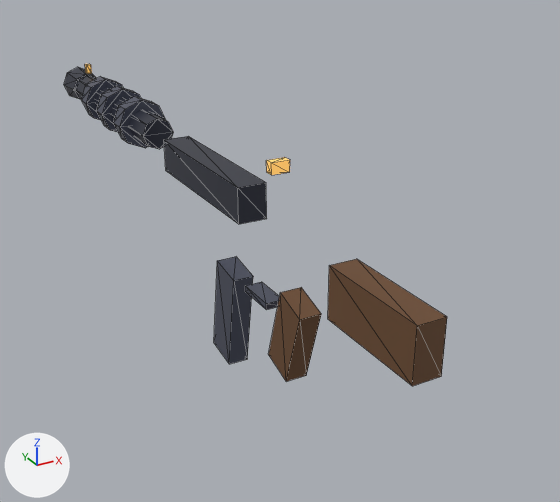
Two versions of the glTF model public/assets/models/weapon_machine_gun.glb, one commit apart.
Before and after are seen from a 50 mm lens placed at (-0.426, -0.879, 0.349), pointed at (0.108, 0.092, -0.137). The axes (+X, +Y, +Z) are drawn at lower left. The lights are the same throughout. The picture after the commit comes second. Mesh edges are drawn as thin lines. Vertices at exactly the same position are counted once.

Names of what the first picture shows: 'machine_gun'.
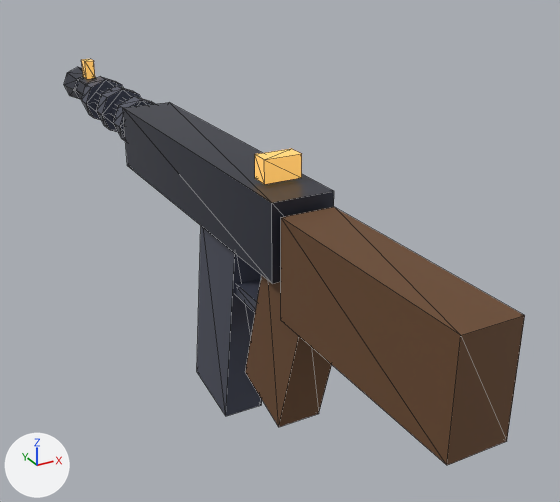
Location of each change, (x1, y1, x2, y2) in pixels of the pictures (560 x 502 px; the box of a moved part takes in the faces that stretch with it):
'machine_gun', reshaped (20% wider, 26% taller)
    before: (64, 64, 447, 386)
    after: (64, 59, 525, 465)
part 1 of me_cube, moved or reshaped
    before: (164, 136, 267, 224)
    after: (123, 102, 334, 284)
part 2 of me_cube, moved or reshaped
    before: (214, 257, 253, 364)
    after: (197, 226, 262, 416)
part 3 of me_cube, moved or reshaped
    before: (245, 282, 280, 310)
    after: (236, 279, 261, 312)
part 4 of me_cube, moved or reshaped
    before: (268, 287, 321, 382)
    after: (245, 267, 332, 427)
part 5 of me_cube, moved or reshaped
    before: (328, 259, 447, 386)
    after: (281, 207, 525, 465)
part 6 of me_cube, moved or reshaped
    before: (266, 157, 290, 175)
    after: (255, 148, 302, 184)
part 7 of me_cube, moved or reshaped
    before: (85, 64, 92, 74)
    after: (81, 59, 95, 79)

The change, as a diff of the scene's bpy script:
```diff
--- a/public/assets/models/weapon_machine_gun.glb.py
+++ b/public/assets/models/weapon_machine_gun.glb.py
@@ me_cube @@
 # used by ob_machine_gun; location = (0.0, 0.1, 0.0)
-me_cube.from_pydata(...)  # 136 vertices, 224 faces; spans x -0.042..0.042, y -0.495..0.68, z -0.268..0.078
+me_cube.from_pydata(...)  # 136 vertices, 224 faces; spans x -0.042..0.042, y -0.57..0.68, z -0.347..0.085
+# me_cube part 1: the loose piece of 8 vertices spanning x -0.021..0.021, y -0.13..0.13, z -0.025..0.025 is scaled about its middle by 2
+# me_cube part 2: the loose piece of 8 vertices spanning x -0.015..0.015, y -0.099..-0.021, z -0.268..-0.112 is scaled about its middle by 2
+# me_cube part 3: the loose piece of 8 vertices spanning x -0.013..0.013, y -0.19..-0.13, z -0.124..-0.115 is scaled about its middle by 2
+# me_cube part 4: the loose piece of 8 vertices spanning x -0.015..0.015, y -0.28..-0.2, z -0.2..-0.08 is scaled about its middle by 2
+# me_cube part 5: the loose piece of 8 vertices spanning x -0.018..0.018, y -0.495..-0.345, z -0.062..0.002 is scaled about its middle by 2
+# me_cube part 6: the loose piece of 8 vertices spanning x -0.013..0.013, y -0.206..-0.194, z 0.062..0.078 is scaled about its middle by 2
+# me_cube part 7: the loose piece of 8 vertices spanning x -0.004..0.004, y 0.594..0.606, z 0.046..0.064 is scaled about its middle by 2
 me_cube.materials.append(mat_gun_metal)
```
